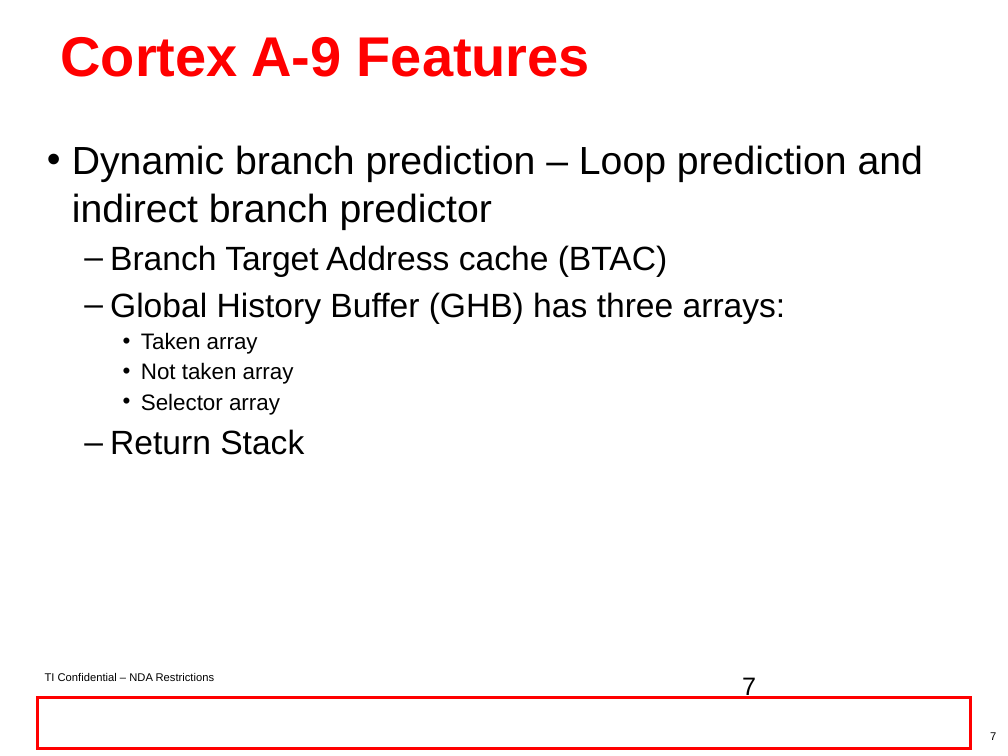
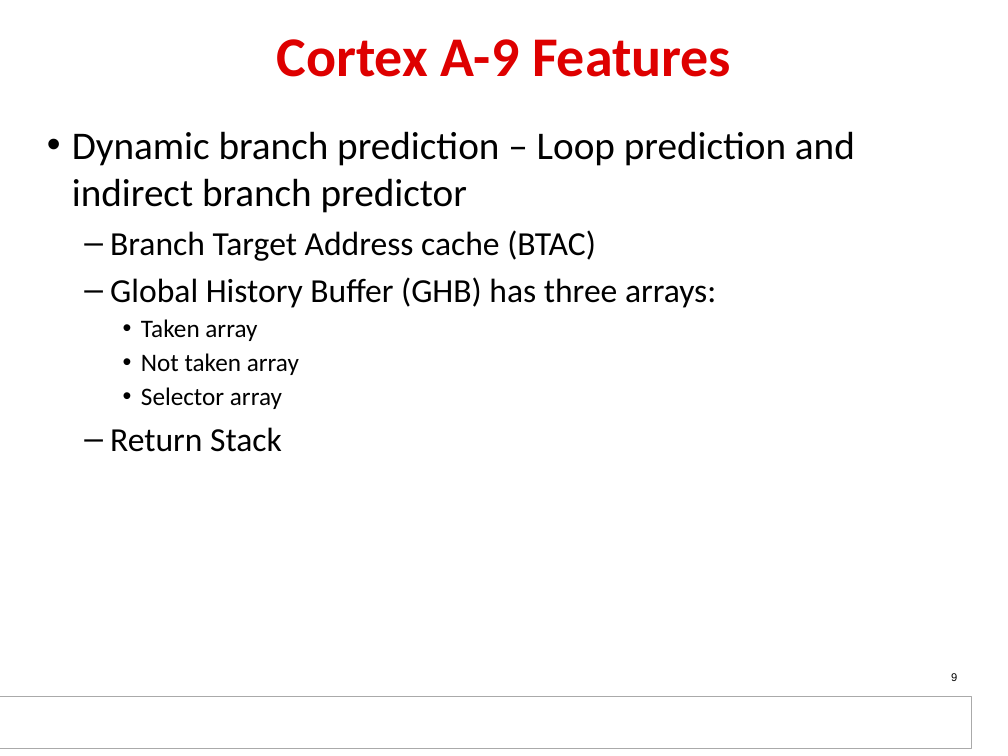
Before and after one commit to hari1989/keystone-workshop, a slide deck: slide 9 of preliminary/Working/presentations/Sitara/Ran_sitara_boot_camp_am437x_technical_overview_final.pptx (slide 7 before the commit). Drawn at 1008x756 pixels with LibreOffice and Linux fonts; fonts in the diff are those of the drawing; background and template pictures are left out. Boxes give left, top, right and bottom in pixels: in the first picture for what was removed or moved away, otherwise in the second. Text is boxed around its words. In the diff, an @@ line names an element or a change of style, - is before the commit and + after.

```diff
--- a/preliminary/Working/presentations/Sitara/Ran_sitara_boot_camp_am437x_technical_overview_final.pptx
+++ b/preliminary/Working/presentations/Sitara/Ran_sitara_boot_camp_am437x_technical_overview_final.pptx
@@ title "Cortex A-9 Features" at <box>277,39,731,77</box>: font Arial to Calibri, text colour #FF0000 to #DE0000; alignment left to centre @@
@@ text "Dynamic branch prediction – Loop ...": place and size @@
-text "Dynamic branch prediction – Loop ..." at <box>72,145,923,455</box>
+text "Dynamic branch prediction – Loop ..." at <box>72,131,855,452</box>
@@ text "Dynamic branch prediction – Loop ..." at <box>72,131,855,452</box>: font Arial to Calibri; size 16 to 18 pt in "Taken array", "Not taken array", "Selector array"; less space between paragraphs @@
@@ text removed at <box>45,673,215,681</box> @@
-TI Confidential – NDA Restrictions
@@ page number at <box>951,673,957,681</box>: text changed; size 18 to 8 pt @@
-7
+9
@@ rectangle added at <box>0,697,972,748</box>, fill #FFFFFF, outline #AAAAAA 0.75 pt @@
@@ rectangle: place and size @@
-rectangle at <box>37,698,971,749</box>
+rectangle at <box>5,698,969,748</box>
@@ rectangle at <box>5,698,969,748</box>: fill none to #FFFFFF; outline #FF0000 2 pt to none @@
@@ page number removed at <box>990,732,996,740</box> @@
-7
```
Also in this commit, not shown: 49 other slides changed, 5 slides added, 3 slides removed.
